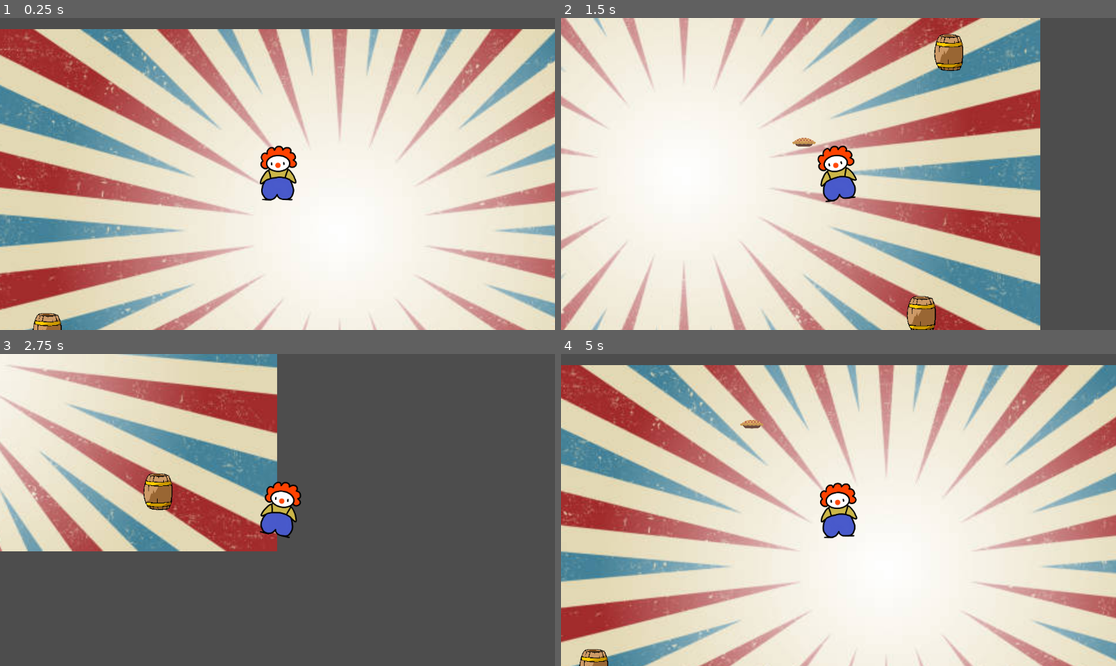
Above: before the commit, frames 1-4 (two rows, left to right).
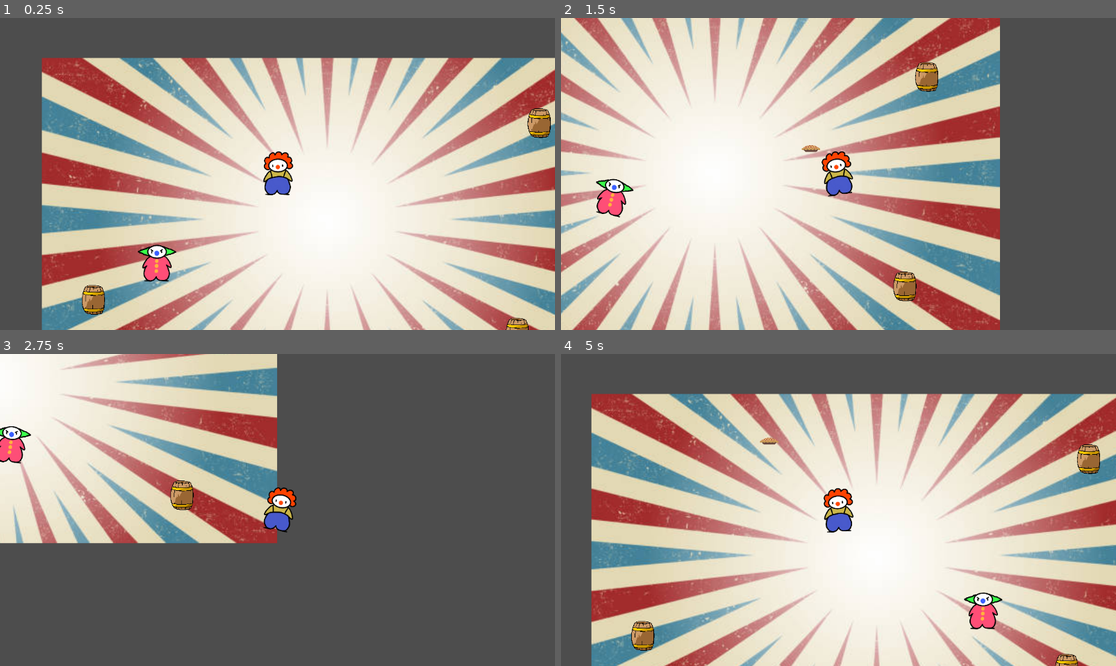
Above: after the commit, the same moments.

Repository: dillpret/ggj2024
Game: Godot game, scene res://scenes/game.tscn
Two runs of this game, one before a commit and one after it. Both use one fixed random seed, a clock stepped at 60 frames per second and the inputs below.
Inputs (mouse positions are in pixels of both pictures, inside the frame that each line leads up to):
- Up to frame 1 (0.25 s): no input
- Up to frame 2 (1.5 s): move the mouse to (960, 158) at 0.52 s; hold D (move_right) 0.53-1.28 s; click (960, 158) at 0.6 s; move the mouse to (727, 189) at 1.27 s; hold S (move_down) from 1.28 s (still down); click (727, 189) at 1.35 s
- Up to frame 3 (2.75 s): move the mouse to (333, 441) at 2.02 s; release S (move_down) at 2.03 s; hold D (move_right) from 2.03 s (still down); click (333, 441) at 2.1 s
- Up to frame 4 (5 s): move the mouse to (810, 572) at 2.77 s; release D (move_right) at 2.78 s; hold W (move_up) 2.78-3.53 s; click (810, 572) at 2.85 s; move the mouse to (1005, 556) at 3.52 s; hold A (move_left) from 3.53 s (still down); click (1005, 556) at 3.6 s; move the mouse to (672, 463) at 4.27 s; click (672, 463) at 4.35 s

The runs differ from the first frame. In frame 1, 50% of the frame differs, in the area x 0-100%, y 3-100%; in frame 2, 38%; in frame 3, 18%; in frame 4, 50%.

Commit message:
animated enemy

Diff:
--- a/entities/enemies/enemy.gd
+++ b/entities/enemies/enemy.gd
@@ -11,3 +11,6 @@
 		var direction = global_position.direction_to(player.global_position)
 		velocity = direction * move_speed
 		move_and_slide()
+		%EnemyVisuals.play_run_animation()
+	else:
+		%EnemyVisuals.play_idle_animation()
--- a/entities/enemies/enemy.tscn
+++ b/entities/enemies/enemy.tscn
@@ -1,7 +1,8 @@
-[gd_scene load_steps=5 format=3 uid="uid://dlmarsxy32eac"]
+[gd_scene load_steps=6 format=3 uid="uid://dlmarsxy32eac"]
 
 [ext_resource type="Script" path="res://entities/enemies/enemy.gd" id="1_ww14u"]
 [ext_resource type="Texture2D" uid="uid://cfe64gwt27tqi" path="res://assets/sprites/enemy/33-332282_clown-free-to-use-clipart-clown.png" id="1_xhr4b"]
+[ext_resource type="PackedScene" uid="uid://h6k5bfdxxujx" path="res://entities/enemies/enemy_visuals.tscn" id="2_bxlc0"]
 
 [sub_resource type="CircleShape2D" id="CircleShape2D_ehv7d"]
 radius = 20.025
@@ -13,20 +14,27 @@
 collision_mask = 2
 script = ExtResource("1_ww14u")
 
+[node name="EnemyVisuals" parent="." instance=ExtResource("2_bxlc0")]
+unique_name_in_owner = true
+scale = Vector2(0.389, 0.389)
+
 [node name="ThrowPoint" type="Marker2D" parent="."]
 unique_name_in_owner = true
 position = Vector2(44, -12)
 
 [node name="Sprite2D" type="Sprite2D" parent="."]
+visible = false
 scale = Vector2(0.134, 0.134)
 texture = ExtResource("1_xhr4b")
 
 [node name="CollisionShape2D" type="CollisionShape2D" parent="."]
-position = Vector2(4, 37)
+position = Vector2(0, 35)
+scale = Vector2(1.60213, 1.60507)
 shape = SubResource("CircleShape2D_ehv7d")
 
 [node name="ThrowingArea" type="Area2D" parent="."]
 unique_name_in_owner = true
+scale = Vector2(-2.87851, -2.87851)
 collision_mask = 2
 
 [node name="CollisionShape2D" type="CollisionShape2D" parent="ThrowingArea"]
--- /dev/null
+++ b/entities/enemies/enemy_visuals.gd
@@ -0,0 +1,7 @@
+extends Node2D
+
+func play_run_animation():
+	%AnimationPlayer.play("run")
+
+func play_idle_animation():
+	%AnimationPlayer.play("idle")
--- /dev/null
+++ b/entities/enemies/enemy_visuals.tscn
@@ -0,0 +1,160 @@
+[gd_scene load_steps=9 format=3 uid="uid://h6k5bfdxxujx"]
+
+[ext_resource type="Script" path="res://entities/player/player_visuals.gd" id="1_7lmv7"]
+[ext_resource type="Texture2D" uid="uid://4bayly3et2yv" path="res://assets/sprites/enemies/enemy.png" id="2_eb4hi"]
+
+[sub_resource type="Animation" id="Animation_wj3bp"]
+length = 0.001
+tracks/0/type = "value"
+tracks/0/imported = false
+tracks/0/enabled = true
+tracks/0/path = NodePath("AnimatedSprite2D:position")
+tracks/0/interp = 1
+tracks/0/loop_wrap = true
+tracks/0/keys = {
+"times": PackedFloat32Array(0),
+"transitions": PackedFloat32Array(1),
+"update": 0,
+"values": [Vector2(0, 0)]
+}
+tracks/1/type = "value"
+tracks/1/imported = false
+tracks/1/enabled = true
+tracks/1/path = NodePath("AnimatedSprite2D:rotation")
+tracks/1/interp = 1
+tracks/1/loop_wrap = true
+tracks/1/keys = {
+"times": PackedFloat32Array(0),
+"transitions": PackedFloat32Array(1),
+"update": 0,
+"values": [0.0]
+}
+
+[sub_resource type="Animation" id="Animation_sqxth"]
+resource_name = "idle"
+loop_mode = 1
+tracks/0/type = "value"
+tracks/0/imported = false
+tracks/0/enabled = true
+tracks/0/path = NodePath("AnimatedSprite2D:position")
+tracks/0/interp = 2
+tracks/0/loop_wrap = true
+tracks/0/keys = {
+"times": PackedFloat32Array(0, 0.2, 0.4, 1),
+"transitions": PackedFloat32Array(1, 1, 1, 1),
+"update": 0,
+"values": [Vector2(0, 0), Vector2(0, -8), Vector2(0, 0), Vector2(0, 0)]
+}
+tracks/1/type = "value"
+tracks/1/imported = false
+tracks/1/enabled = true
+tracks/1/path = NodePath("AnimatedSprite2D:rotation")
+tracks/1/interp = 2
+tracks/1/loop_wrap = true
+tracks/1/keys = {
+"times": PackedFloat32Array(0),
+"transitions": PackedFloat32Array(1),
+"update": 0,
+"values": [0.0]
+}
+
+[sub_resource type="Animation" id="Animation_a7b5d"]
+resource_name = "run"
+length = 0.8
+loop_mode = 1
+tracks/0/type = "value"
+tracks/0/imported = false
+tracks/0/enabled = true
+tracks/0/path = NodePath("AnimatedSprite2D:position")
+tracks/0/interp = 2
+tracks/0/loop_wrap = true
+tracks/0/keys = {
+"times": PackedFloat32Array(0, 0.2, 0.4, 0.6),
+"transitions": PackedFloat32Array(1, 1, 1, 1),
+"update": 0,
+"values": [Vector2(0, 0), Vector2(-15, -12), Vector2(0, 0), Vector2(15, -12)]
+}
+tracks/1/type = "value"
+tracks/1/imported = false
+tracks/1/enabled = true
+tracks/1/path = NodePath("AnimatedSprite2D:rotation")
+tracks/1/interp = 2
+tracks/1/loop_wrap = true
+tracks/1/keys = {
+"times": PackedFloat32Array(0, 0.2, 0.4, 0.6),
+"transitions": PackedFloat32Array(1, 1, 1, 1),
+"update": 0,
+"values": [0.0, -0.212309, 0.0, 0.21293]
+}
+
+[sub_resource type="Animation" id="Animation_yv843"]
+resource_name = "fall_down"
+length = 4.0
+tracks/0/type = "value"
+tracks/0/imported = false
+tracks/0/enabled = true
+tracks/0/path = NodePath("AnimatedSprite2D:position")
+tracks/0/interp = 2
+tracks/0/loop_wrap = true
+tracks/0/keys = {
+"times": PackedFloat32Array(0, 0.3, 0.5, 0.7, 4),
+"transitions": PackedFloat32Array(1, 1, 1, 0.000235824, 1e-05),
+"update": 0,
+"values": [Vector2(0, 0), Vector2(-1, -53), Vector2(-1, -53), Vector2(1.19209e-07, 20), Vector2(1.19209e-07, 20)]
+}
+tracks/1/type = "value"
+tracks/1/imported = false
+tracks/1/enabled = true
+tracks/1/path = NodePath("AnimatedSprite2D:rotation")
+tracks/1/interp = 2
+tracks/1/loop_wrap = true
+tracks/1/keys = {
+"times": PackedFloat32Array(0, 0.3, 0.5, 0.7, 1.9, 3, 4),
+"transitions": PackedFloat32Array(1, 1, 1, 4.31584e-05, 0.257093, 1, 1),
+"update": 0,
+"values": [0.0, -0.750928, -0.750492, -1.55831, -1.55831, -3.14212, -5.13408]
+}
+tracks/2/type = "value"
+tracks/2/imported = false
+tracks/2/enabled = true
+tracks/2/path = NodePath("AnimatedSprite2D:scale")
+tracks/2/interp = 1
+tracks/2/loop_wrap = true
+tracks/2/keys = {
+"times": PackedFloat32Array(0, 1.9, 4),
+"transitions": PackedFloat32Array(1, 0.351199, 2.62145),
+"update": 0,
+"values": [Vector2(1, 1), Vector2(1, 1), Vector2(0, 0)]
+}
+
+[sub_resource type="AnimationLibrary" id="AnimationLibrary_tjj3t"]
+_data = {
+"RESET": SubResource("Animation_wj3bp"),
+"fall_down": SubResource("Animation_yv843"),
+"idle": SubResource("Animation_sqxth"),
+"run": SubResource("Animation_a7b5d")
+}
+
+[sub_resource type="SpriteFrames" id="SpriteFrames_vgq1d"]
+animations = [{
+"frames": [{
+"duration": 1.0,
+"texture": ExtResource("2_eb4hi")
+}],
+"loop": true,
+"name": &"default",
+"speed": 5.0
+}]
+
+[node name="EnemyVisuals" type="Node2D"]
+script = ExtResource("1_7lmv7")
+
+[node name="AnimationPlayer" type="AnimationPlayer" parent="."]
+unique_name_in_owner = true
+libraries = {
+"": SubResource("AnimationLibrary_tjj3t")
+}
+
+[node name="AnimatedSprite2D" type="AnimatedSprite2D" parent="."]
+sprite_frames = SubResource("SpriteFrames_vgq1d")
+frame_progress = 0.579847
--- a/entities/player/player.tscn
+++ b/entities/player/player.tscn
@@ -31,3 +31,5 @@
 shape = SubResource("CircleShape2D_0pctp")
 
 [node name="Camera2D" type="Camera2D" parent="."]
+scale = Vector2(1.575, 1)
+zoom = Vector2(0.8, 0.8)
--- a/scenes/game.tscn
+++ b/scenes/game.tscn
@@ -1,8 +1,9 @@
-[gd_scene load_steps=4 format=3 uid="uid://dqk1pnyglr632"]
+[gd_scene load_steps=5 format=3 uid="uid://dqk1pnyglr632"]
 
 [ext_resource type="Texture2D" uid="uid://sk0ai27a51o4" path="res://assets/sprites/environment/vintage-circus-background-for-a-poster.png" id="1_7sqhe"]
 [ext_resource type="PackedScene" uid="uid://b588fenf8ax6" path="res://entities/player/player.tscn" id="1_8t4je"]
 [ext_resource type="PackedScene" uid="uid://cpuph4nwsbw1h" path="res://entities/environment/obstacle.tscn" id="3_1rbtv"]
+[ext_resource type="PackedScene" uid="uid://dlmarsxy32eac" path="res://entities/enemies/enemy.tscn" id="4_omsl3"]
 
 [node name="Game" type="Node2D"]
 y_sort_enabled = true
@@ -25,3 +26,6 @@
 
 [node name="Obstacle3" parent="." instance=ExtResource("3_1rbtv")]
 position = Vector2(1290, 169)
+
+[node name="Enemy" parent="." instance=ExtResource("4_omsl3")]
+position = Vector2(293, 528)
